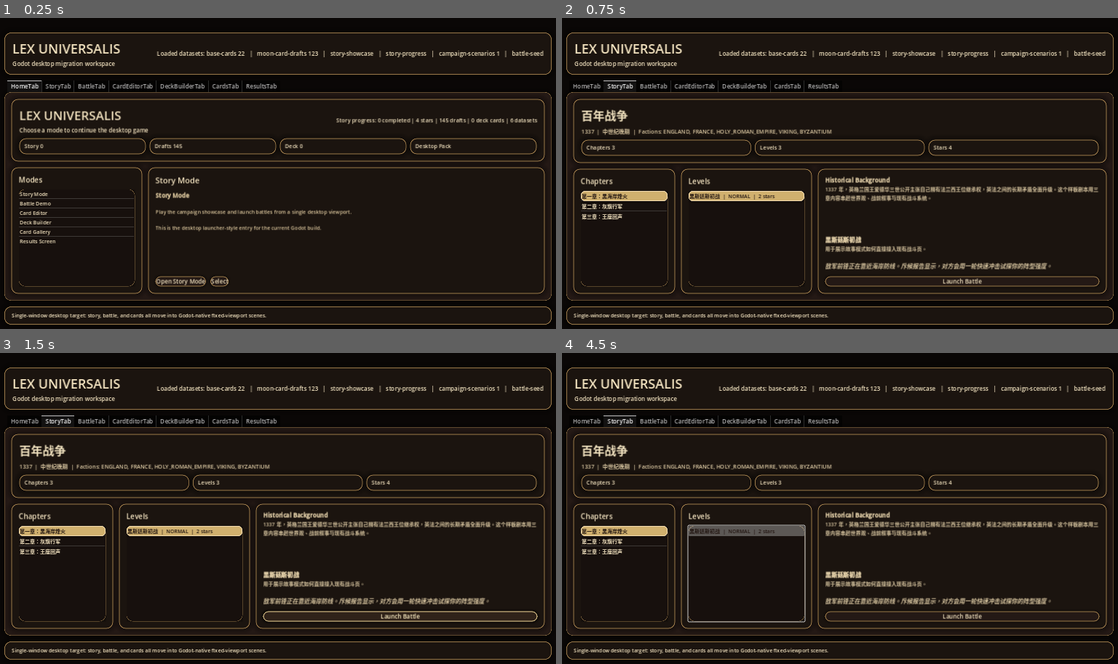
Above: before the commit, frames 1-4 (two rows, left to right).
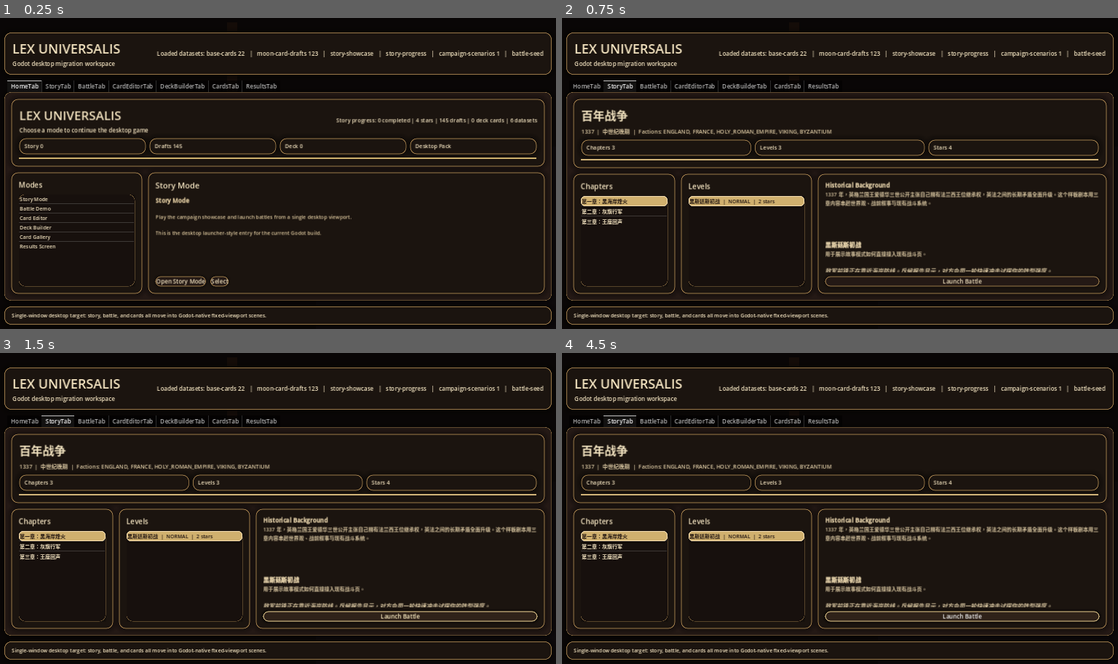
Above: after the commit, the same moments.

Repository: emptyinkpot/Lex-Universalis
Game: Godot game, scene res://scenes/Main.tscn
Two runs of this game, one before a commit and one after it. Both use one fixed random seed, a clock stepped at 60 frames per second and the inputs below.
Inputs (mouse positions are in pixels of both pictures, inside the frame that each line leads up to):
- Up to frame 1 (0.25 s): no input
- Up to frame 2 (0.75 s): click "Open Story Mode" at 0.5 s
- Up to frame 3 (1.5 s): click "Launch Battle" at 1.25 s
- Up to frame 4 (4.5 s): click "Launch Battle" at 2 s; click "Launch Battle" at 2.75 s; tap Enter at 3.5 s; move the mouse to (967, 496) at 3.52 s; click (967, 496) at 3.67 s; tap Space at 4.25 s; drag from (723, 530) to (812, 580) at 4.27 s

The runs differ from the first frame. In frame 1, 4.9% of the frame differs, in the area x 1-99%, y 44-75%; in frame 2, 8.2%; in frame 3, 8.2%; in frame 4, 9.1%, in the area x 1-99%, y 44-87%.

Commit message:
feat: polish release ui atmosphere

Diff:
--- a/godot/scenes/Main.tscn
+++ b/godot/scenes/Main.tscn
@@ -19,6 +19,43 @@
 grow_horizontal = 2
 grow_vertical = 2
 color = Color(0.0392157, 0.027451, 0.0235294, 1)
+
+[node name="AmbientLeft" type="ColorRect" parent="."]
+layout_mode = 1
+anchors_preset = 5
+anchor_right = 0.42
+anchor_bottom = 0.56
+offset_left = -12.0
+offset_top = 20.0
+offset_right = 16.0
+offset_bottom = 24.0
+grow_horizontal = 2
+grow_vertical = 2
+color = Color(0.321569, 0.184314, 0.0901961, 0.16)
+
+[node name="AmbientRight" type="ColorRect" parent="."]
+layout_mode = 1
+anchors_preset = 9
+anchor_left = 0.58
+anchor_top = 0.42
+anchor_right = 1.0
+anchor_bottom = 1.0
+offset_left = -24.0
+offset_top = -16.0
+offset_right = 18.0
+offset_bottom = 20.0
+grow_horizontal = 2
+grow_vertical = 2
+color = Color(0.109804, 0.0784314, 0.121569, 0.18)
+
+[node name="AmbientCenter" type="ColorRect" parent="."]
+layout_mode = 1
+anchors_preset = 15
+anchor_right = 1.0
+anchor_bottom = 1.0
+grow_horizontal = 2
+grow_vertical = 2
+color = Color(0.0, 0.0, 0.0, 0.04)
 
 [node name="Margin" type="MarginContainer" parent="."]
 layout_mode = 1
--- a/godot/scenes/battle/BattleScene.tscn
+++ b/godot/scenes/battle/BattleScene.tscn
@@ -53,6 +53,11 @@
 size_flags_horizontal = 3
 theme_override_font_sizes/font_size = 16
 
+[node name="AccentBar" type="ColorRect" parent="Root/TopBar/TopPadding"]
+custom_minimum_size = Vector2(0, 4)
+layout_mode = 2
+color = Color(0.901961, 0.756863, 0.470588, 0.95)
+
 [node name="HUDStrip" type="HBoxContainer" parent="Root"]
 layout_mode = 2
 theme_override_constants/separation = 10
--- a/godot/scenes/cards/CardEditorScene.tscn
+++ b/godot/scenes/cards/CardEditorScene.tscn
@@ -71,6 +71,11 @@
 layout_mode = 2
 theme_override_constants/separation = 10
 
+[node name="AccentBar" type="ColorRect" parent="Padding/Root/Header/HeaderPadding/HeaderStack"]
+custom_minimum_size = Vector2(0, 4)
+layout_mode = 2
+color = Color(0.862745, 0.741176, 0.498039, 0.95)
+
 [node name="DraftChip" type="PanelContainer" parent="Padding/Root/Header/HeaderPadding/HeaderStack/InfoStrip"]
 layout_mode = 2
 size_flags_horizontal = 3
--- a/godot/scenes/deck/DeckBuilderScene.tscn
+++ b/godot/scenes/deck/DeckBuilderScene.tscn
@@ -71,6 +71,11 @@
 layout_mode = 2
 theme_override_constants/separation = 10
 
+[node name="AccentBar" type="ColorRect" parent="Padding/Root/Header/HeaderPadding/HeaderStack"]
+custom_minimum_size = Vector2(0, 4)
+layout_mode = 2
+color = Color(0.862745, 0.741176, 0.498039, 0.95)
+
 [node name="PoolChip" type="PanelContainer" parent="Padding/Root/Header/HeaderPadding/HeaderStack/InfoStrip"]
 layout_mode = 2
 size_flags_horizontal = 3
--- a/godot/scenes/home/HomeScene.tscn
+++ b/godot/scenes/home/HomeScene.tscn
@@ -71,6 +71,11 @@
 layout_mode = 2
 theme_override_constants/separation = 10
 
+[node name="AccentBar" type="ColorRect" parent="Padding/Root/Hero/HeroPadding/HeroStack"]
+custom_minimum_size = Vector2(0, 4)
+layout_mode = 2
+color = Color(0.843137, 0.72549, 0.447059, 0.95)
+
 [node name="StoryChip" type="PanelContainer" parent="Padding/Root/Hero/HeroPadding/HeroStack/InfoStrip"]
 layout_mode = 2
 size_flags_horizontal = 3
--- a/godot/scenes/results/BattleResultScene.tscn
+++ b/godot/scenes/results/BattleResultScene.tscn
@@ -53,6 +53,11 @@
 [node name="InfoStrip" type="HBoxContainer" parent="Padding/Root/Hero/Padding/HeroStack"]
 layout_mode = 2
 theme_override_constants/separation = 10
+
+[node name="AccentBar" type="ColorRect" parent="Padding/Root/Hero/Padding/HeroStack"]
+custom_minimum_size = Vector2(0, 4)
+layout_mode = 2
+color = Color(0.901961, 0.756863, 0.470588, 0.95)
 
 [node name="OutcomeChip" type="PanelContainer" parent="Padding/Root/Hero/Padding/HeroStack/InfoStrip"]
 layout_mode = 2
--- a/godot/scenes/story/StoryModeScene.tscn
+++ b/godot/scenes/story/StoryModeScene.tscn
@@ -59,6 +59,11 @@
 layout_mode = 2
 theme_override_constants/separation = 10
 
+[node name="AccentBar" type="ColorRect" parent="Padding/Root/Hero/HeroPadding/HeroStack"]
+custom_minimum_size = Vector2(0, 4)
+layout_mode = 2
+color = Color(0.862745, 0.741176, 0.498039, 0.95)
+
 [node name="ChapterChip" type="PanelContainer" parent="Padding/Root/Hero/HeroPadding/HeroStack/InfoStrip"]
 layout_mode = 2
 size_flags_horizontal = 3
